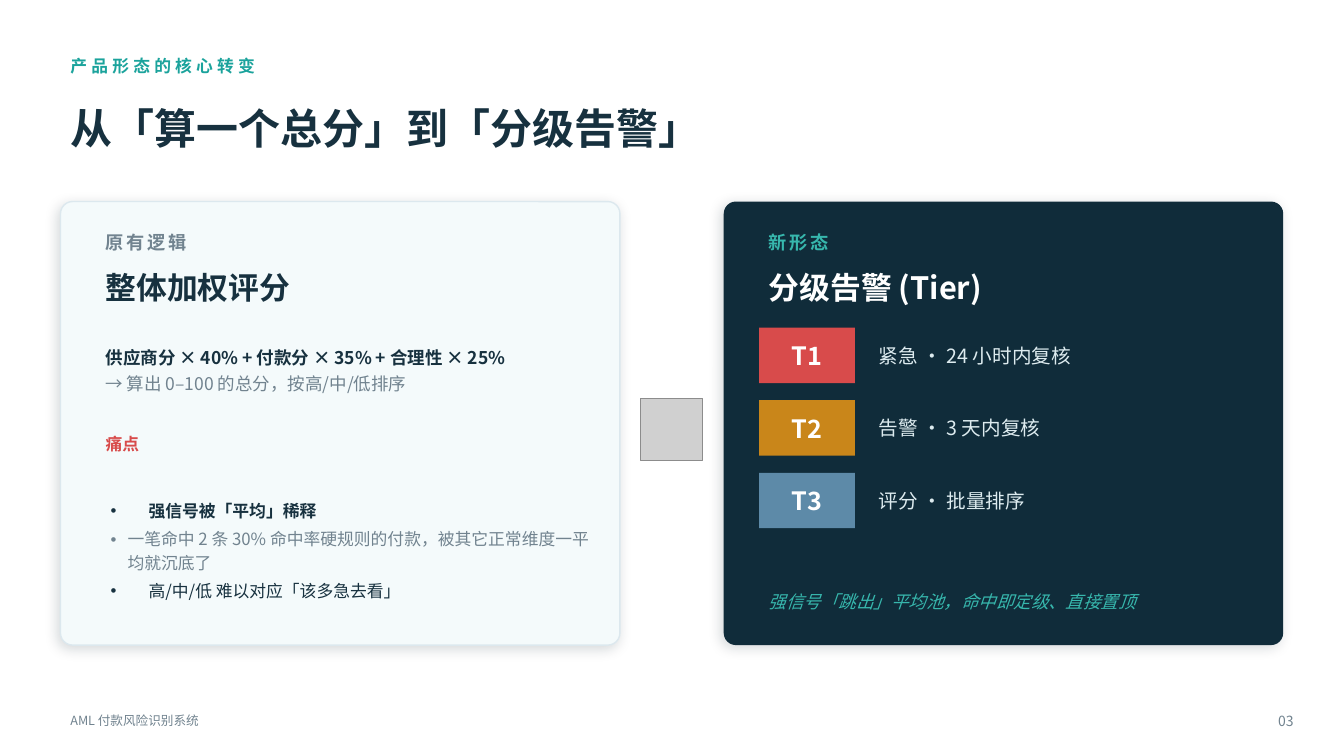
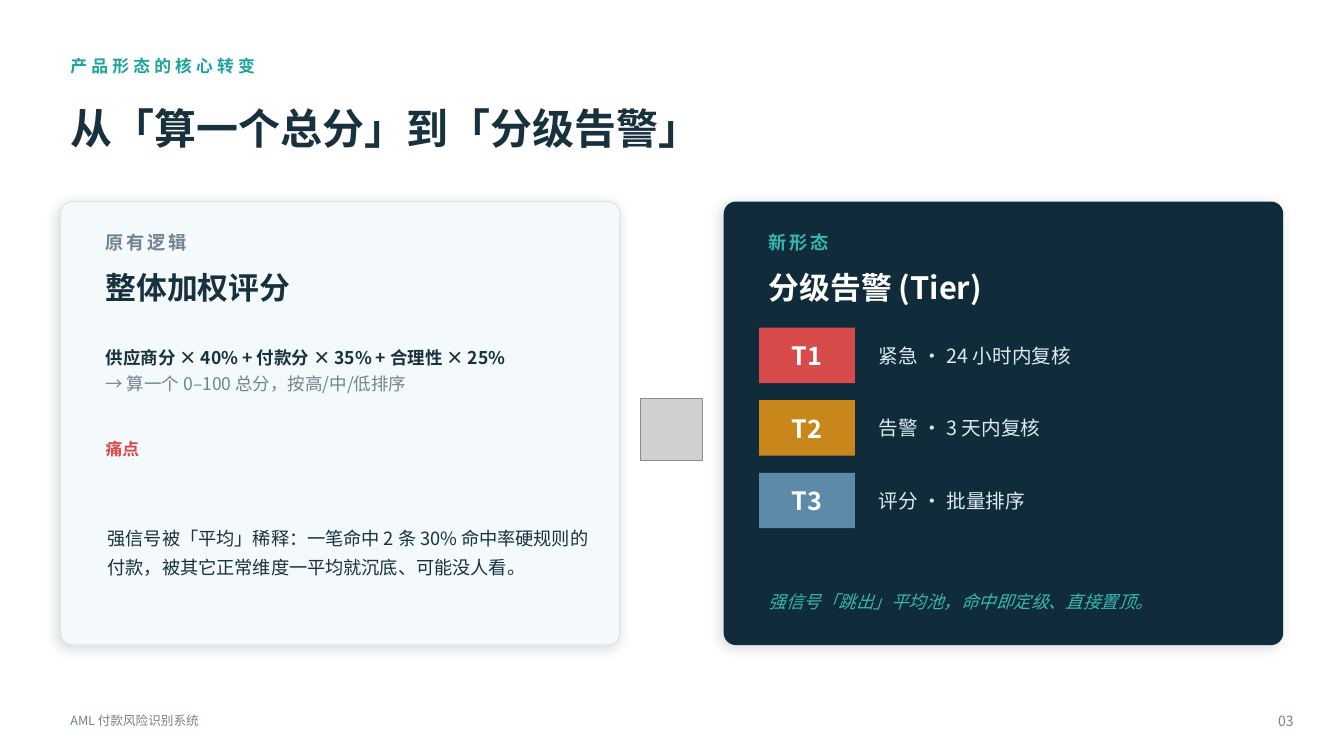
Before and after one commit to strangeromo-cloud/aml-backend, a slide deck: slide 3 of ppt/AML系统讲解-法务版.pptx. Drawn at 1344x756 pixels with LibreOffice and Linux fonts; fonts in the diff are those of the drawing; grey boxes stand for pictures. Boxes give left, top, right and bottom in pixels: in the first picture for what was removed or moved away, otherwise in the second. Text is boxed around its words. In the diff, an @@ line names an element or a change of style, - is before the commit and + after.

```diff
--- a/ppt/AML系统讲解-法务版.pptx
+++ b/ppt/AML系统讲解-法务版.pptx
@@ text at (127, 375, 406, 393): text changed @@
-→ 算出 0–100 的总分，按高/中/低排序
+→ 算一个 0–100 总分，按高/中/低排序
@@ text "痛点": place and size @@
-text "痛点" at (106, 436, 140, 452)
+text "痛点" at (106, 441, 140, 457)
@@ text at (108, 529, 588, 576): text changed; size 12 to 13 pt; text colour #71838F to #17313F @@
-• 强信号被「平均」稀释
-• 一笔命中 2 条 30% 命中率硬规则的付款，被其它正常维度一平均就沉底了
-• 高/中/低 难以对应「该多急去看」
+强信号被「平均」稀释：一笔命中 2 条 30% 命中率硬规则的付款，被其它正常维度一平均就沉底、可能没人看。
@@ text at (769, 593, 1153, 610): text changed @@
-强信号「跳出」平均池，命中即定级、直接置顶
+强信号「跳出」平均池，命中即定级、直接置顶。
```
Also in this commit, not shown: 6 other slides changed, 5 slides removed, 1 other file.
